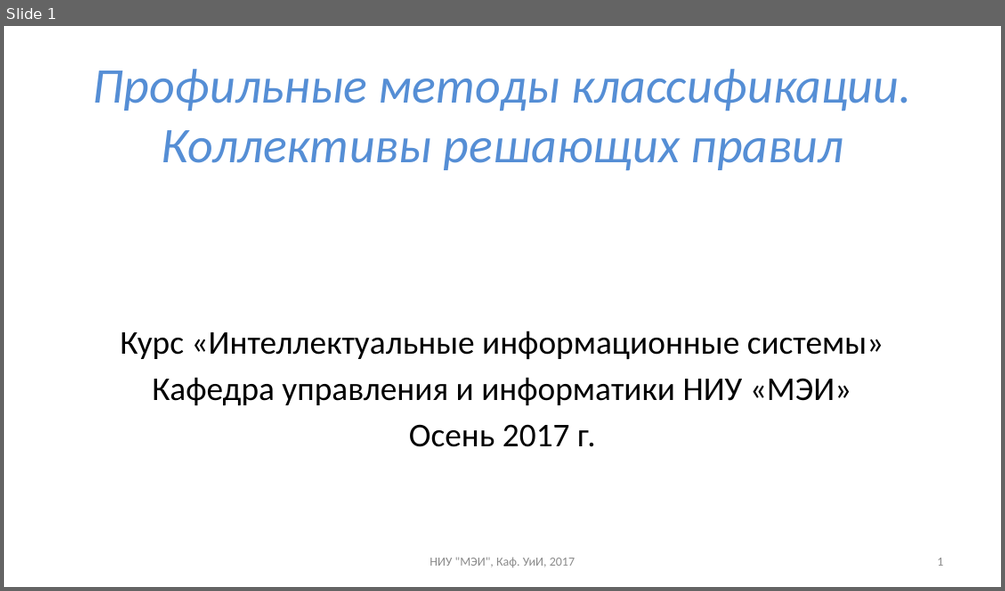
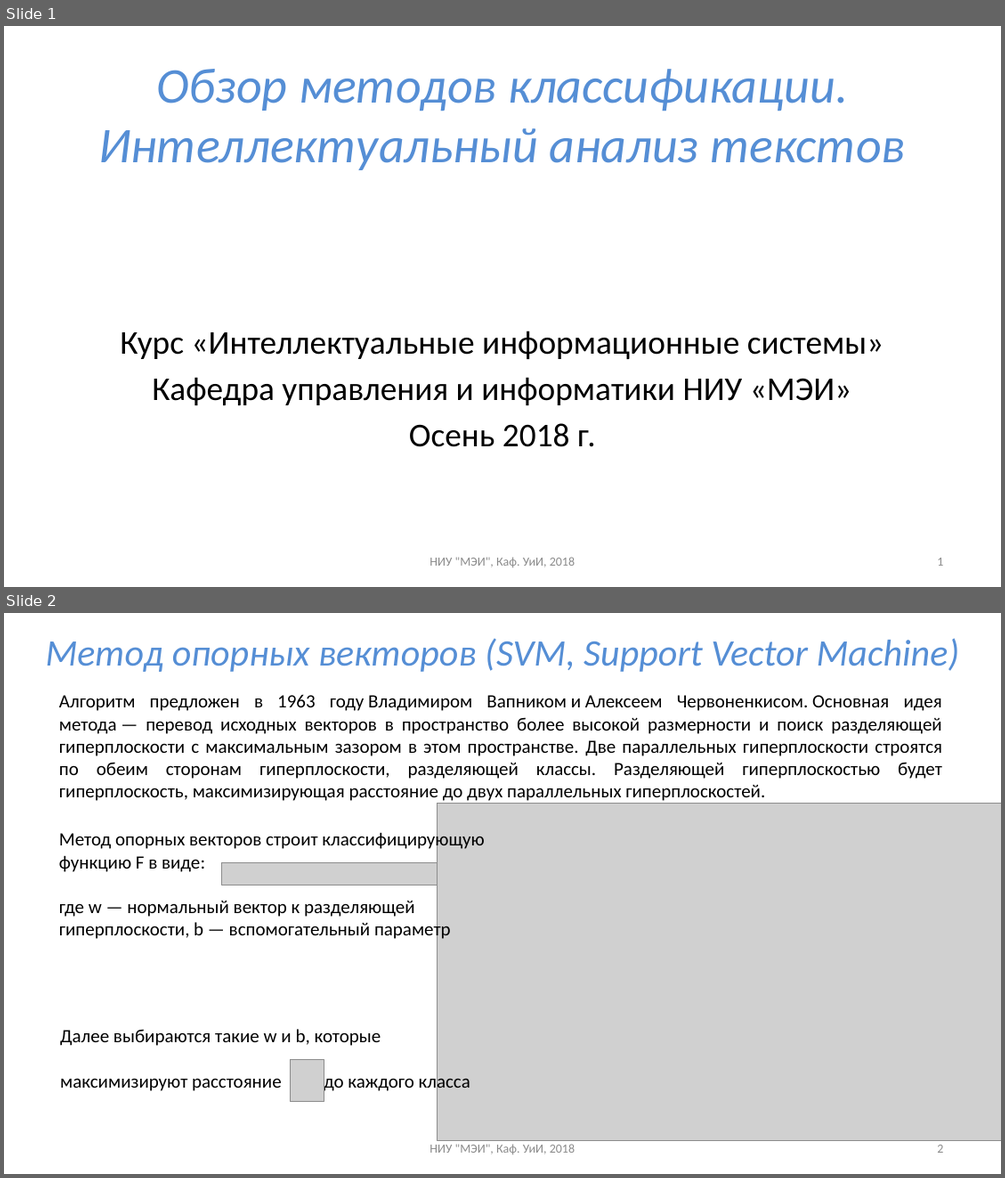
Before and after one commit to uii-mpei/uii-mpei.github.io, a slide deck: study/courses/iis/IIS_lec_4.pptx. Shown one above the other, each under a label of ours: slide 1 before the commit, slides 1 and 2 after it. The pictures are 1005x591 and 1005x1178 pixels, drawn with LibreOffice and Linux fonts; fonts in the diff are those of the drawing; grey boxes stand for pictures. Boxes give left, top, right and bottom in pixels: in the first picture for what was removed or moved away, otherwise in the second. Text is boxed around its words. In the diff, an @@ line names an element or a change of style, - is before the commit and + after.

```diff
--- a/study/courses/iis/IIS_lec_4.pptx
+++ b/study/courses/iis/IIS_lec_4.pptx
@@ slide 2 added at (4,613,1001,1174), background #FFFFFF @@
@@ title added at (46,638,960,672), 36 pt, text #558ED5, italic @@
+Метод опорных векторов (SVM, Support Vector Machine)
@@ text added at (59,694,942,803), 18 pt, text #000000 @@
+Алгоритм предложен в 1963 году Владимиром Вапником и Алексеем Червоненкисом. Основная идея метода — перевод исходных векторов в пространство более высокой размерности и поиск разделяющей гиперплоскости с максимальным зазором в этом пространстве. Две параллельных гиперплоскости строятся по обеим сторонам гиперплоскости, разделяющей классы. Разделяющей гиперплоскостью будет гиперплоскость, максимизирующая расстояние до двух параллельных гиперплоскостей.
@@ picture added at (437,803,1001,1140) @@
@@ text added at (59,830,484,941), 18 pt, text #000000 @@
+Метод опорных векторов строит классифицирующую
+функцию F в виде:
+где w — нормальный вектор к разделяющей
+гиперплоскости, b — вспомогательный параметр
@@ picture added at (222,863,437,885) @@
@@ text added at (60,1029,470,1093), 18 pt, text #000000 @@
+Далее выбираются такие w и b, которые
+максимизируют расстояние до каждого класса
@@ picture added at (291,1060,324,1102) @@
@@ text added at (429,1143,574,1154), 12 pt, text #8C8C8C @@
+НИУ "МЭИ", Каф. УиИ, 2018
@@ page number added at (937,1144,943,1152), 12 pt, text #8C8C8C @@
+2
@@ slide 1 changed as well @@
@@ title at (99,69,906,170): text changed @@
-Профильные методы классификации.
-Коллективы решающих правил
+Обзор методов классификации.
+Интеллектуальный анализ текстов
@@ text at (409,423,596,447): text changed @@
-Осень 2017 г.
+Осень 2018 г.
@@ text at (429,556,574,567): text changed @@
-НИУ "МЭИ", Каф. УиИ, 2017
+НИУ "МЭИ", Каф. УиИ, 2018
```
Also in this commit, not shown: 22 other slides added, 19 slides removed, 1 other file.
